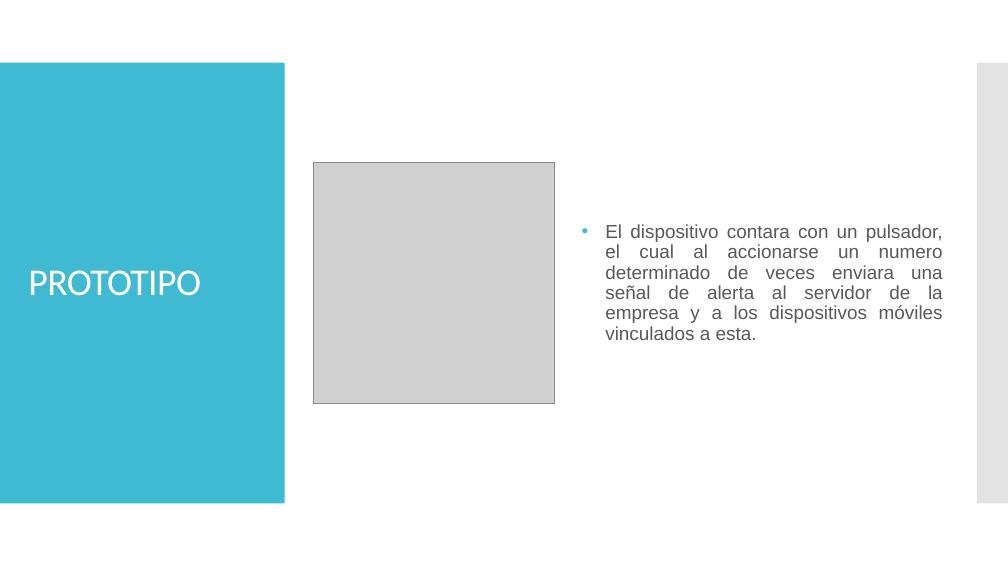
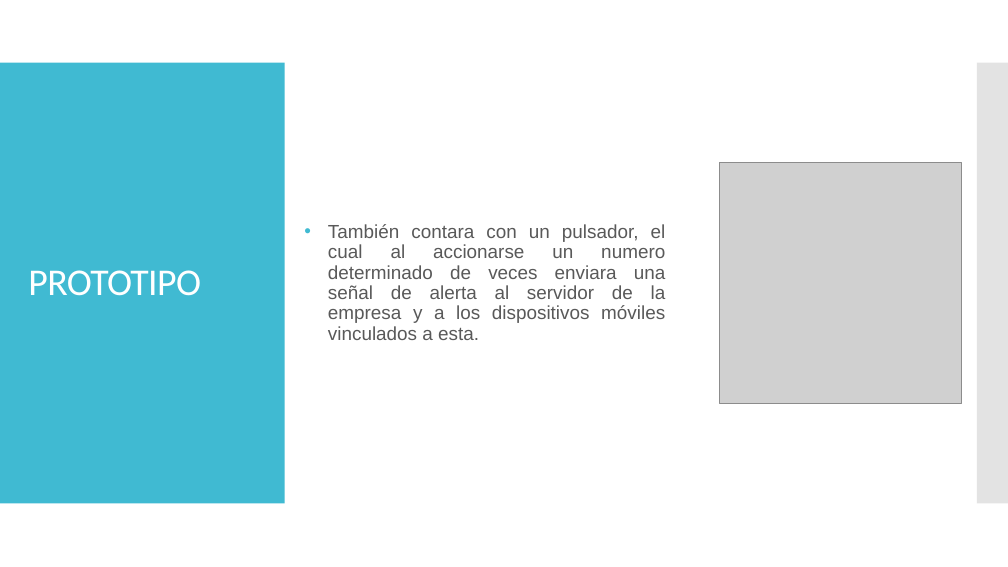
Before and after one commit to claudio-cordova-estrada/hackathon, a slide deck: slide 16 of Presentacion/Design_Thinking.pptx (slide 15 before the commit). Drawn at 1008x567 pixels with LibreOffice and Linux fonts; fonts in the diff are those of the drawing; grey boxes stand for pictures. Boxes give left, top, right and bottom in pixels: in the first picture for what was removed or moved away, otherwise in the second. Text is boxed around its words. In the diff, an @@ line names an element or a change of style, - is before the commit and + after.

```diff
--- a/Presentacion/Design_Thinking.pptx
+++ b/Presentacion/Design_Thinking.pptx
@@ picture: place and size @@
-picture at (313,163,554,404)
+picture at (720,163,961,404)
@@ text at (328,224,666,340): text changed @@
-  • El dispositivo contara con un pulsador, el cual al accionarse un numero determinado de veces enviara una señal de alerta al servidor de la empresa y a los dispositivos móviles vinculados a esta.
+  • También contara con un pulsador, el cual al accionarse un numero determinado de veces enviara una señal de alerta al servidor de la empresa y a los dispositivos móviles vinculados a esta.
```
Also in this commit, not shown: 3 slides added, 1 slide removed.
